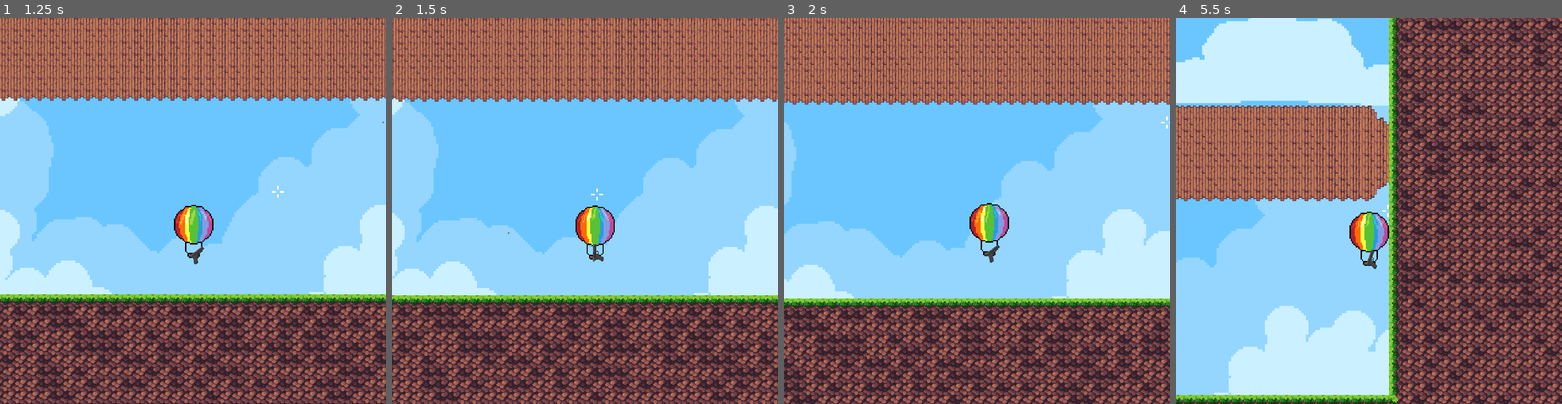
Above: before the commit, frames 1-4 (left to right).
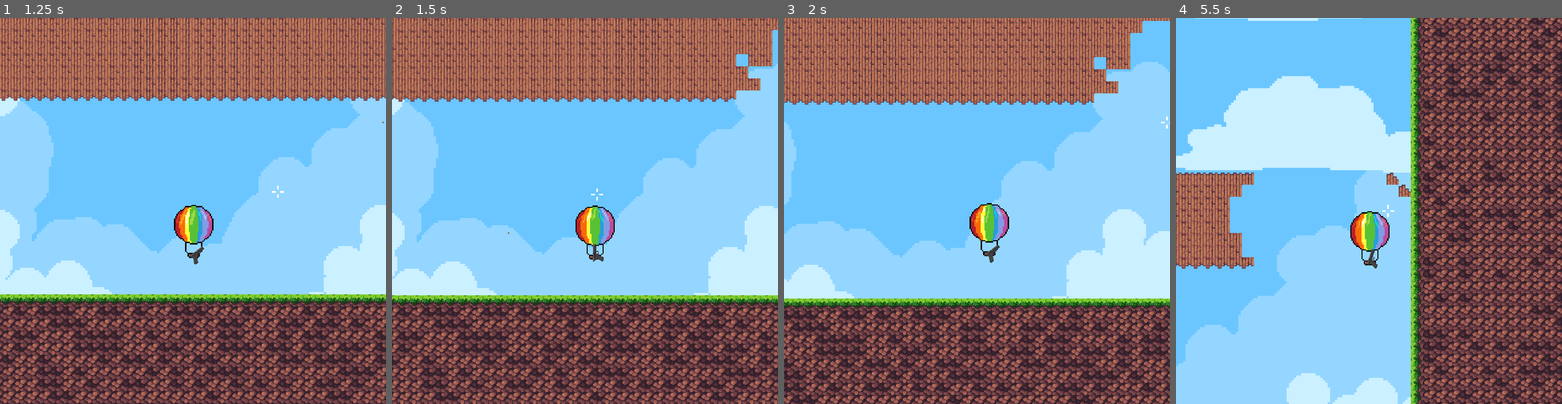
Above: after the commit, the same moments.

Repository: Jerry-Gu-SB/balloon_scroob
Game: Godot game, scene res://root.tscn
The game is run twice, just before and just after one commit, with the same random seed, the same clock (stepped at 60 frames per second) and the same inputs.
Inputs (mouse positions are in pixels of both pictures, inside the frame that each line leads up to):
- Up to frame 1 (1.25 s): move the mouse to (277, 191) at 0.52 s; hold Right (ui_right) from 0.53 s (still down); click (277, 191) at 0.67 s
- Up to frame 2 (1.5 s): release Right (ui_right) at 1.25 s; drag from (507, 230) to (774, 122) at 1.27 s
- Up to frame 3 (2 s): no input
- Up to frame 4 (5.5 s): move the mouse to (1407, 126) at 2.02 s; hold Right (ui_right) 2.03-2.75 s; drag from (1349, 288) to (1253, 153) at 2.77 s; move the mouse to (1484, 268) at 3.52 s; hold Left (ui_left) 3.53-4.25 s; drag from (1253, 153) to (1311, 114) at 4.27 s; move the mouse to (1388, 211) at 5.02 s; hold Down (ui_down) from 5.03 s (still down); click (1388, 211) at 5.17 s

Frame 1 is identical in both runs. In frame 2, 0.9% of the frame differs, in the area x 89-100%, y 3-22%; in frame 3, 2.7%; in frame 4, 73%, in the area x 0-100%, y 0-100%.

Commit message:
Added projectile piercing and health back in again...

Diff:
--- a/Map/Map.tscn
+++ b/Map/Map.tscn
@@ -1,9 +1,10 @@
-[gd_scene load_steps=9 format=4 uid="uid://dkm348765cq8n"]
+[gd_scene load_steps=10 format=4 uid="uid://dkm348765cq8n"]
 
 [ext_resource type="Texture2D" uid="uid://icvkwkyv720m" path="res://Map/Forest Tiles/Assets/Assets.png" id="1_17lxq"]
 [ext_resource type="Texture2D" uid="uid://bhdb5x6l52dks" path="res://Map/Forest Tiles/Assets/Background_2.png" id="1_2623n"]
 [ext_resource type="Script" uid="uid://e11dlbv23k6j" path="res://Map/breakable_terrain.gd" id="2_qtvud"]
 [ext_resource type="Texture2D" uid="uid://vbajix6slt0f" path="res://Map/Forest Tiles/Assets/Background_1.png" id="2_wgwpm"]
+[ext_resource type="Script" uid="uid://dgri6vyhf02ek" path="res://Map/terrain.gd" id="3_qtvud"]
 
 [sub_resource type="TileSetAtlasSource" id="TileSetAtlasSource_7s3fs"]
 texture = ExtResource("1_17lxq")
@@ -929,6 +930,7 @@
 texture_filter = 1
 tile_map_data = PackedByteArray("AADo//z/AAADAAAAAFDo//v/AAADAAAAAFDo//r/AAADAAAAAFDo//n/AAADAAAAAFDo//j/AAADAAAAAFDo// …(54624 unchanged characters)…
 tile_set = SubResource("TileSet_2623n")
+script = ExtResource("3_qtvud")
 
 [node name="Hazards" type="TileMapLayer" parent="."]
 tile_set = SubResource("TileSet_7s3fs")
--- a/Map/breakable_terrain.gd
+++ b/Map/breakable_terrain.gd
@@ -1,4 +1,4 @@
-extends TileMapLayer
+extends Terrain
 class_name BreakableTerrain
 
 func take_damage_on_tiles(list_of_tiles : Array[Vector2i], damage : float) -> void:
--- /dev/null
+++ b/Map/terrain.gd
@@ -0,0 +1,2 @@
+extends TileMapLayer
+class_name Terrain
--- a/Projectile/Resources/projectile_properties.gd
+++ b/Projectile/Resources/projectile_properties.gd
@@ -6,3 +6,5 @@
 @export var damage : int = 10
 @export var sprite_texture : Texture2D
 @export var projectile_health : int = 1
+@export var explosion_radius : int = 0
+@export var explosion_falloff : int = 0
--- a/Projectile/Scenes/projectile_pistol.tscn
+++ b/Projectile/Scenes/projectile_pistol.tscn
@@ -6,9 +6,6 @@
 [ext_resource type="Resource" uid="uid://it4jllx7p3o8" path="res://Projectile/Resources/projectile_pistol.tres" id="4_773rv"]
 [ext_resource type="Script" uid="uid://ln7cb86harty" path="res://Projectile/Scripts/projectile_physics_handler.gd" id="5_v5cwq"]
 [ext_resource type="Script" uid="uid://jxso8tnsqhfw" path="res://Projectile/Scripts/projectile_collision_handler.gd" id="6_fnyh8"]
-
-[sub_resource type="CircleShape2D" id="CircleShape2D_wt2gt"]
-radius = 5.7971015
 
 [sub_resource type="CircleShape2D" id="CircleShape2D_ch1br"]
 radius = 5.7971015
@@ -21,12 +18,6 @@
 [node name="Hurtbox" type="Area2D" parent="."]
 
 [node name="CollisionShape2D" type="CollisionShape2D" parent="Hurtbox"]
-scale = Vector2(0.345, 0.345)
-shape = SubResource("CircleShape2D_wt2gt")
-
-[node name="Explosion Area" type="Area2D" parent="."]
-
-[node name="CollisionShape2D" type="CollisionShape2D" parent="Explosion Area"]
 shape = SubResource("CircleShape2D_ch1br")
 
 [node name="Sprite2D" type="Sprite2D" parent="."]
@@ -40,4 +31,4 @@
 [node name="Collision Handler" type="Node2D" parent="."]
 script = ExtResource("6_fnyh8")
 
-[connection signal="body_entered" from="Explosion Area" to="Collision Handler" method="_on_explosion_area_body_entered"]
+[connection signal="body_entered" from="Hurtbox" to="Collision Handler" method="_on_hurtbox_entered"]
--- a/Projectile/Scripts/projectile_collision_handler.gd
+++ b/Projectile/Scripts/projectile_collision_handler.gd
@@ -1,15 +1,13 @@
 extends Node2D
 
-@onready var explosion_area_collision_shape : CollisionShape2D = $"../Explosion Area/CollisionShape2D"
-
 var projectile_damage : int
-var tilemap: TileMapLayer
+var tilemap : TileMapLayer
 var parent : ProjectileProvider
 
 const TILEMAP_LAYER_NAME := "Breakable Terrain"
 
 func _ready() -> void:
-	parent = get_parent()
+	parent  = get_parent()
 	projectile_damage = parent.get_projectile_data().damage
 
 	var game_root : Node2D = get_tree().root.get_node_or_null("Root")
@@ -24,35 +22,34 @@
 		"Projectile collision handler could not find tilemap!")
 
 
-func _on_explosion_area_body_entered(body: Node2D) -> void:
+func _on_hurtbox_entered(body: Node2D) -> void:
 	if body is BreakableTerrain:
 		print("hit breakable terrain!: " + str(body.name))
 		var tiles_hit = get_all_tiles_in_area()
 		print(tiles_hit)
 		body.take_damage_on_tiles(tiles_hit, projectile_damage)
+
 		parent.get_projectile_data().projectile_health -= 1
-
 		if parent.get_projectile_data().projectile_health <= 0:
-			parent.queue_free()
+			get_parent().queue_free()
 
 func get_all_tiles_in_area() -> Array[Vector2i]:
 	var overlapping_tiles: Array[Vector2i] = []
 
 	# --- 1. Get the circle shape from the Area2D ---
-	var shape : CircleShape2D = explosion_area_collision_shape.shape
-	var radius : float = shape.radius
+	var radius : float = 100
 
 	# --- 2. Compute a bounding box around the circle ---
 	var top_left = self.global_position - Vector2(radius, radius)
 	var bottom_right = self.global_position + Vector2(radius, radius)
 
 	# --- 3. Convert to tile coordinates ---
-	var start : Vector2i = tilemap.local_to_map(tilemap.to_local(top_left))
-	var end : Vector2i = tilemap.local_to_map(tilemap.to_local(bottom_right))
+	var start := tilemap.local_to_map(tilemap.to_local(top_left))
+	var end := tilemap.local_to_map(tilemap.to_local(bottom_right))
 
 	# --- 4. Loop through all tiles within that box ---
-	for x in range(start.x - 1, end.x + 1):
-		for y in range(start.y - 1, end.y + 1):
+	for x in range(start.x, end.x + 1):
+		for y in range(start.y, end.y + 1):
 			var cell_pos : Vector2i = Vector2i(x, y)
 			var tile_id = tilemap.get_cell_source_id(cell_pos)
 			if tile_id == -1:
Not shown, added: Map/terrain.gd.uid
Not shown: 1 places in Projectile/Scenes/projectile_pistol.tscn that only renumber resources
